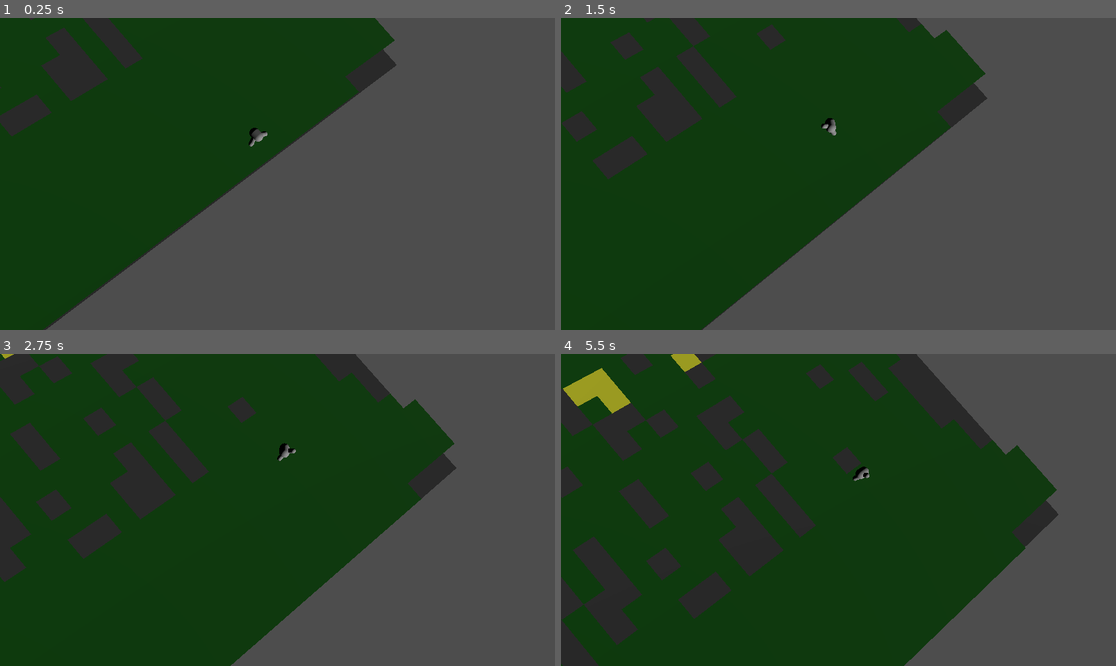
Above: before the commit, frames 1-4 (two rows, left to right).
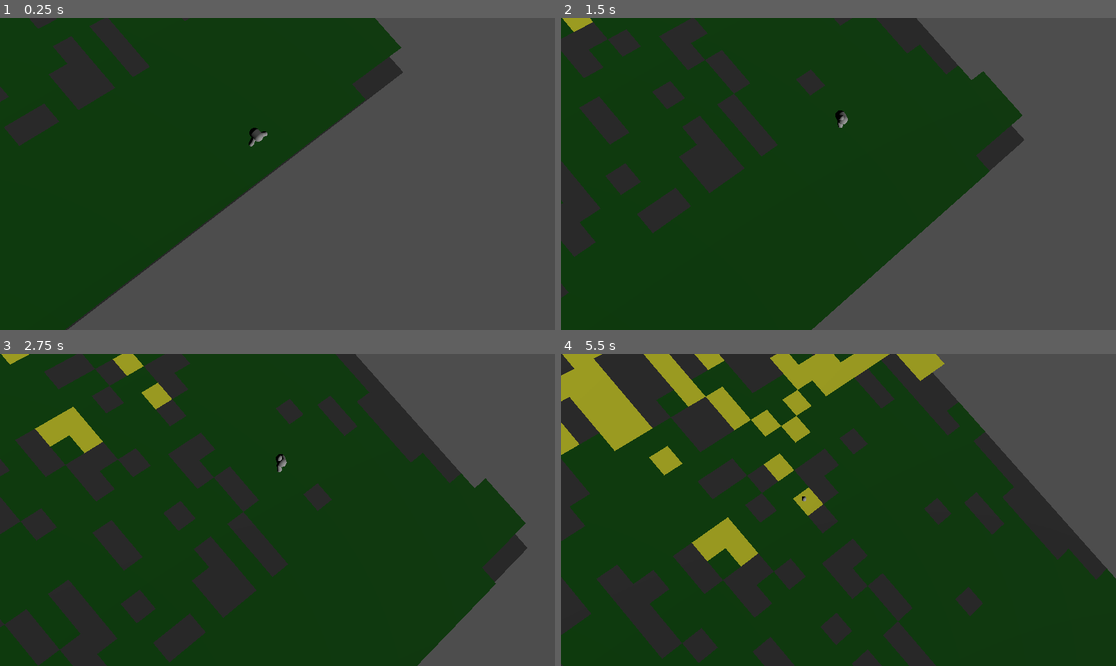
Above: after the commit, the same moments.

Repository: flatweb/gwj90Murat
Game: Godot game, scene res://game.tscn
Two runs of this game, one before a commit and one after it. Both use one fixed random seed, a clock stepped at 60 frames per second and the inputs below.
Inputs:
- Up to frame 1 (0.25 s): no input
- Up to frame 2 (1.5 s): hold Right (droite) 0.53-1.28 s; tap Z (attente) at 0.6, 1.35 s; hold Down (bas) from 1.28 s (still down)
- Up to frame 3 (2.75 s): release Down (bas) at 2.03 s; hold Right (droite) from 2.03 s (still down); tap Z (attente) at 2.1 s
- Up to frame 4 (5.5 s): tap Z (attente) every 0.75 s from 2.85 to 5.1 s; release Right (droite) at 3.53 s; hold Left (gauche) 3.53-5.03 s; hold Down (bas) from 5.03 s (still down)

The runs differ from the first frame. In frame 1, 5.1% of the frame differs, in the area x 0-73%, y 0-100%; in frame 2, 25%; in frame 3, 36%; in frame 4, 39%, in the area x 0-100%, y 0-100%.

Commit message:
Gestion du piqué de l'oiseau, qui remonte totu seul ensuite Réorg du game avec une collision au sol.

Diff:
--- a/game.gd
+++ b/game.gd
@@ -8,7 +8,7 @@
 var ids : Array
 
 func _ready():
-	gridmapSize = $MeshGround.mesh.size
+	gridmapSize = $Ground/MeshGround.mesh.size
 	$Oiseau.set_limite_x(gridmapSize.x*0.75)
 	#populategridmap()
 	startintro()
--- a/game.tscn
+++ b/game.tscn
@@ -13,6 +13,9 @@
 material = SubResource("StandardMaterial3D_80nbo")
 size = Vector2(25, 200)
 
+[sub_resource type="BoxShape3D" id="BoxShape3D_7jktm"]
+size = Vector3(25, 0.001, 200)
+
 [node name="Game" type="Node3D" unique_id=1608575864]
 script = ExtResource("1_feb5d")
 
@@ -23,10 +26,6 @@
 "cells": PackedInt32Array(65524, 99, 0, 65525, 99, 0, 65526, 99, 0, 65527, 99, 0, 65528, 99, 0, 65529, 99, 0, 65530, 99 …(11186 unchanged characters)…
 }
 metadata/_editor_floor_ = Vector3(0, 0, 0)
-
-[node name="MeshGround" type="MeshInstance3D" parent="." unique_id=1549893151]
-transform = Transform3D(1, 0, 0, 0, 1, 0, 0, 0, 1, 0, -0.049605727, 0)
-mesh = SubResource("PlaneMesh_e2o6t")
 
 [node name="DirectionalLight3D" type="DirectionalLight3D" parent="." unique_id=2107808653]
 transform = Transform3D(1, 0, 0, 0, 0.9659258, 0.25881907, 0, -0.25881907, 0.9659258, 0, 3, 0)
@@ -42,3 +41,13 @@
 
 [node name="AudioStreamPlayer" type="AudioStreamPlayer3D" parent="." unique_id=1714319163]
 stream = ExtResource("4_fc0e3")
+
+[node name="Ground" type="StaticBody3D" parent="." unique_id=729170933]
+
+[node name="MeshGround" type="MeshInstance3D" parent="Ground" unique_id=1549893151]
+transform = Transform3D(1, 0, 0, 0, 1, 0, 0, 0, 1, 0, -0.049605727, 0)
+mesh = SubResource("PlaneMesh_e2o6t")
+
+[node name="CollisionShape3D" type="CollisionShape3D" parent="Ground" unique_id=2979311]
+transform = Transform3D(1, 0, 0, 0, 1, 0, 0, 0, 1, 0, -0.049605727, 0)
+shape = SubResource("BoxShape3D_7jktm")
--- a/oiseau.gd
+++ b/oiseau.gd
@@ -12,9 +12,12 @@
 const FACTEUR_ATTENTE = 0.7
 
 # Vitesse de vol horizontal
-var speedfront : float = 4.0 / 2
+var speedfront : float = 4.0
 # Vitesse de vol latéral
 var speedlat : float = 2.0
+# Vitesse de vol en piqué
+var speeddown : float = speedfront * 1.5
+
 # limite en +X ou -X de la position de l'oiseau
 var limite_x : float = 10.0 # valeur arbitraire à fixer par set_limite_x
 # de quel côté on a atteint la limite ?
@@ -27,10 +30,14 @@
 var enaction : bool = false
 var actionencours : action = action.AUCUNE
 
+# Vitesse de croisière
 var speedVect : Vector3
+# position de départ, notamment pour remonter à l'altitude Y
+var startpos : Vector3
 
 func _ready():
 	speedVect = Vector3(0,0,-speedfront)
+	startpos = self.position
 	pass
 
 func set_limite_x(value):
@@ -86,29 +93,74 @@
 		autorotspeed = calc_rot_speed(actionencours,FACTEUR_CORRECTION)
 		#print ("angle auto=", angle_correction)
 
+func descente(delta : float):
+	if speedVect.y > -speeddown:
+		speedVect.y -= delta * (0.5)*speeddown
+		if speedVect.y < -speeddown :
+			speedVect.y = speeddown
+	# changement d'inclinaison (axe X)
+	if abs($Forme.rotation.x) < PI/4 :
+		#print("vire from ",$Forme.rotation.z, " for ",rad_to_deg(change*ROTSPEED*delta))
+		$Forme.rotate_x(-0.1*ROTSPEED*delta)
+
+func remonte(delta : float):
+	if speedVect.y < 0:
+		# on est toujours en descente, on commence par freiner, assez fort
+		speedVect.y += delta * (0.75)*speeddown
+		if speedVect.y > 0 :
+			# on se stabilise
+			speedVect.y = 0
+	elif speedVect.y < speeddown/2:
+		# on commence à remonter, lentement
+		speedVect.y += delta * (0.25)*speeddown
+		if speedVect.y > -speeddown :
+			speedVect.y = speeddown
+		print("altitude=",self.position.y,",vers=",startpos.y)
+		if self.position.y >= startpos.y:
+			speedVect.y = 0.0
+	# changement d'inclinaison (axe X)
+	if $Forme.rotation.x < PI/6 :
+		$Forme.rotate_x(1.0*ROTSPEED*delta)
+
+
 func _process(_delta):
 	if Input.is_action_just_pressed("attente",true):
 		attente()
 
 func _physics_process(delta: float) -> void:
 	var change = Input.get_axis("droite","gauche")
+	var pique = Input.is_action_pressed("bas")
 
-	if enaction and actionencours == action.ATTENTE and change != 0:
+	if enaction and actionencours == action.ATTENTE \
+				and (change != 0 or pique):
 		# sortie du mode attente, pour se remettre dans l'axe
 		enaction = false
 		correction()
 
 	if not enaction:
-		if change != 0:
+		if pique :
+			descente(delta)
+			# on ne combine pas pique et changement de direction
+		elif change != 0:
 			# changement de direction
 			virage(change,delta)
 		else:
-			#print("roty=",rotation.y)
-			# retour naturel à une inclinaison normale sans action
+			# Pas d'interaction
+
+			# 1. retour naturel à une inclinaison normale sans action
 			if abs($Forme.rotation.z) < ROTBACKSPEED*delta :
 				$Forme.rotation.z = 0
 			else:
 				$Forme.rotate_z(-sign($Forme.rotation.z)*ROTBACKSPEED*delta)
+
+			# 2. remontée suite à un piqué
+			if self.position.y < startpos.y:
+				remonte(delta)
+			if $Forme.rotation.x <0 :
+				$Forme.rotate_x(min(0.2*ROTSPEED*delta,-$Forme.rotation.x))
+			if $Forme.rotation.x >0 :
+				$Forme.rotate_x(-min(0.5*ROTSPEED*delta,$Forme.rotation.x))
+
 	elif enaction:
 		virage(autorotspeed,delta)
 		if actionencours == action.CORRECTION:
@@ -121,6 +173,7 @@
 			# on laisse tourner
 			pass
 
+
 	# S'assurer qu'on ne va pas toucher les limites en X de la zone de vol
 	if not enaction and abs(speedVect.x * 3.0 + position.x) > limite_x :
 		# on approche trop du bord
@@ -132,3 +185,8 @@
 	#move_and_collide(speedVect*???, true)
 
 	move_and_collide(speedVect*delta)
+
+	if not enaction and self.position.y > startpos.y:
+		speedVect.y = 0
+		position.y = startpos.y
+		$Forme.rotation.x = 0.0 #TODO redressement à améliorer
